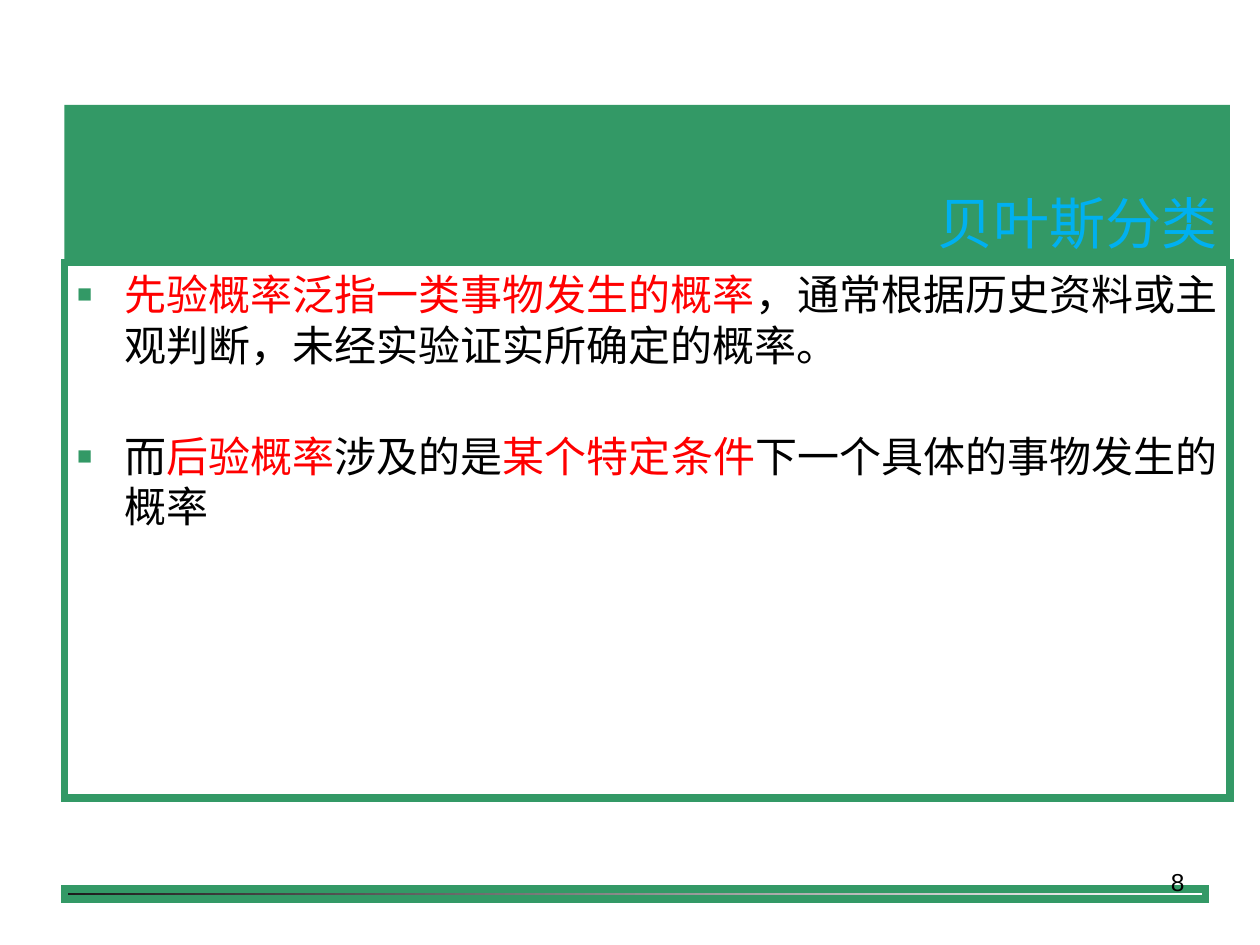
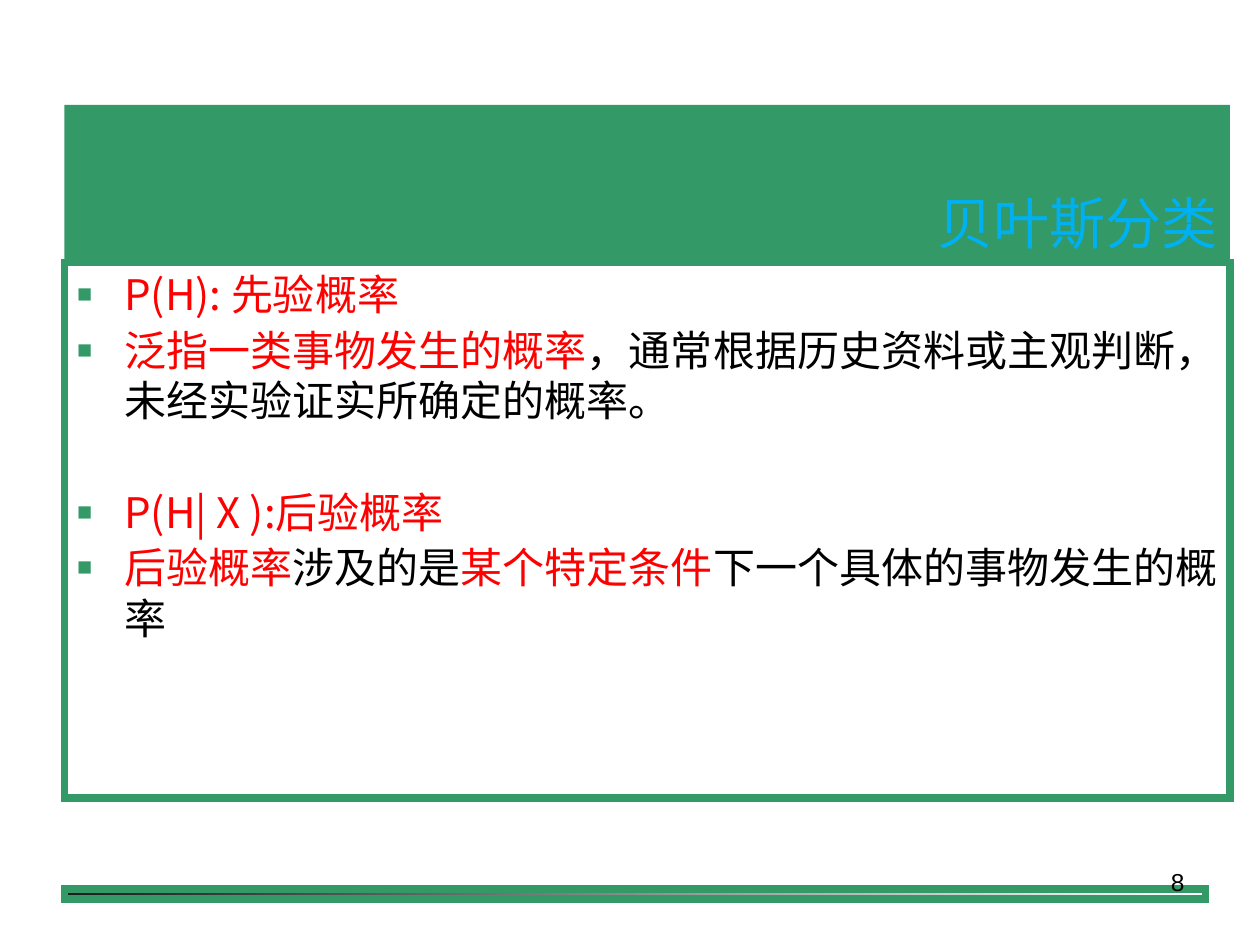
Before and after one commit to shfkuang/shfkuang.github.io, a slide deck: slide 8 of dm/ch4.4.ppt. Drawn at 1260x945 pixels with LibreOffice and Linux fonts; fonts in the diff are those of the drawing; background and template pictures are left out. Boxes give left, top, right and bottom in pixels: in the first picture for what was removed or moved away, otherwise in the second. Text is boxed around its words. In the diff, an @@ line names an element or a change of style, - is before the commit and + after.

```diff
--- a/dm/ch4.4.ppt
+++ b/dm/ch4.4.ppt
@@ text at [124,274,1217,638]: text changed @@
-■ 先验概率泛指一类事物发生的概率，通常根据历史资料或主观判断，未经实验证实所确定的概率。
-■ 而后验概率涉及的是某个特定条件下一个具体的事物发生的概率
+■ P(H): 先验概率
+■ 泛指一类事物发生的概率，通常根据历史资料或主观判断，未经实验证实所确定的概率。
+■ P(H| X ):后验概率
+■ 后验概率涉及的是某个特定条件下一个具体的事物发生的概率
```
Also in this commit, not shown: 3 other slides changed, 1 slide added, 1 other file.
